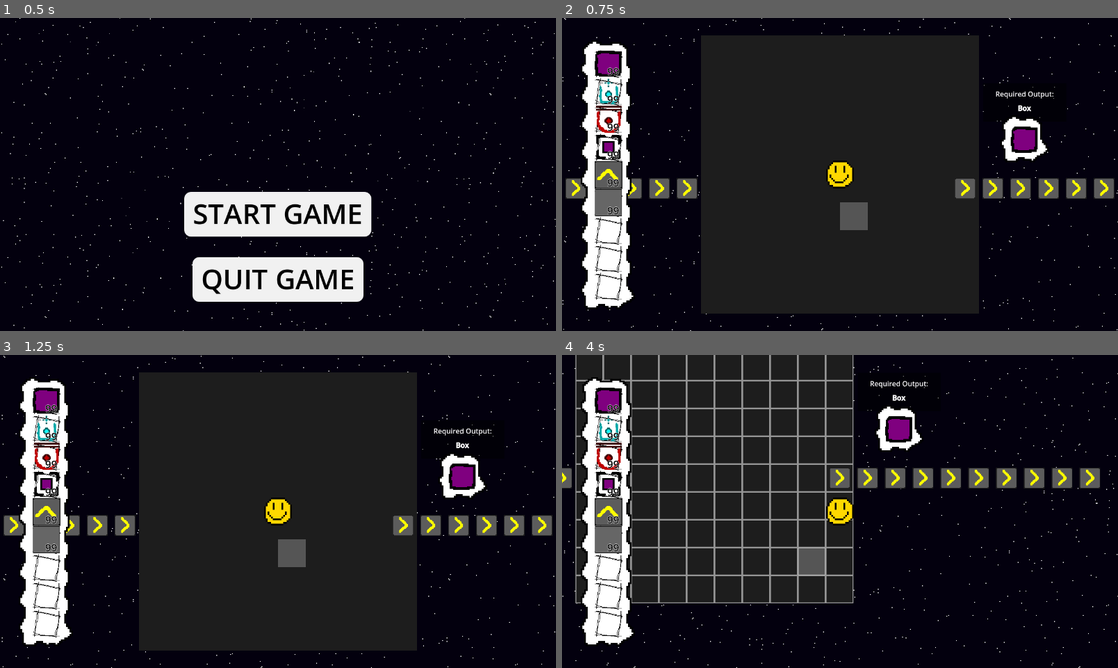
Above: before the commit, frames 1-4 (two rows, left to right).
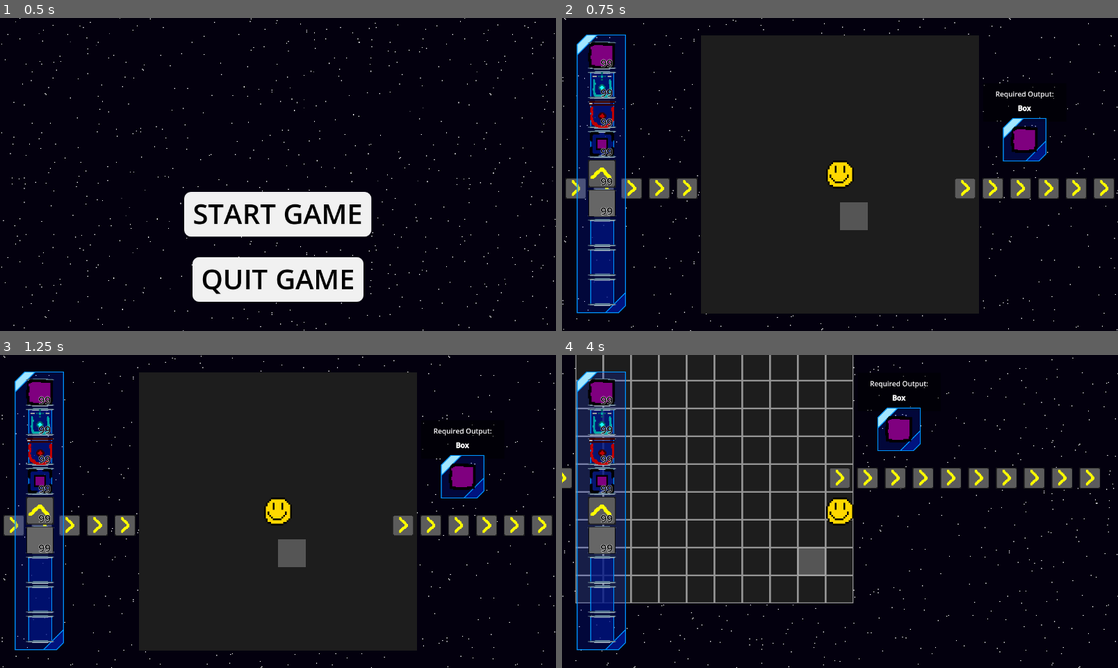
Above: after the commit, the same moments.

Repository: Stev51/gmtk-jam-2025
Game: Godot game, scene res://scenes/title_screen.tscn
The game is run twice, just before and just after one commit, with the same random seed, the same clock (stepped at 60 frames per second) and the same inputs.
Inputs (mouse positions are in pixels of both pictures, inside the frame that each line leads up to):
- Up to frame 1 (0.5 s): no input
- Up to frame 2 (0.75 s): click "START GAME" at 0.5 s
- Up to frame 3 (1.25 s): no input
- Up to frame 4 (4 s): tap Enter at 1.25 s; move the mouse to (962, 495) at 1.27 s; hold Right (ui_right) 1.28-2.03 s; hold I (inv_toggle) 1.28-2.03 s; click (962, 495) at 1.42 s; move the mouse to (728, 527) at 2.02 s; hold Down (ui_down) 2.03-2.78 s; tap E at 2.1 s; move the mouse to (895, 442) at 2.77 s; hold Right (ui_right) 2.78-3.53 s; tap Q at 2.85 s; move the mouse to (812, 574) at 3.52 s; hold Up (ui_up) from 3.53 s (still down); tap I (inv_toggle) at 3.6 s; click (812, 574) at 3.67 s

Frame 1 is identical in both runs. In frame 2, 8.4% of the frame differs, in the area x 2-88%, y 5-95%; in frame 3, 8.4%; in frame 4, 8.6%, in the area x 2-65%, y 5-95%.

Commit message:
Revamped GUI graphics

Diff:
--- a/scenes/gui.tscn
+++ b/scenes/gui.tscn
@@ -22,10 +22,10 @@
 anchors_preset = 0
 anchor_right = 0.0
 anchor_bottom = 0.0
-offset_left = -605.0
-offset_top = -317.0
-offset_right = -605.0
-offset_bottom = -317.0
+offset_left = -620.0
+offset_top = -336.0
+offset_right = -478.0
+offset_bottom = 299.0
 grow_horizontal = 1
 grow_vertical = 1
 
--- a/scenes/inventory_ui.tscn
+++ b/scenes/inventory_ui.tscn
@@ -19,7 +19,7 @@
 [node name="NinePatchRect" type="NinePatchRect" parent="."]
 layout_mode = 0
 offset_right = 141.0
-offset_bottom = 639.0
+offset_bottom = 669.0
 texture = ExtResource("2_ylkvr")
 patch_margin_left = 64
 patch_margin_top = 64
@@ -35,13 +35,13 @@
 anchor_top = 0.5
 anchor_right = 0.5
 anchor_bottom = 0.5
-offset_left = -31.0
-offset_top = -289.5
-offset_right = 31.0
-offset_bottom = 289.5
+offset_left = -30.5
+offset_top = -304.5
+offset_right = 31.5
+offset_bottom = 300.5
 grow_horizontal = 2
 grow_vertical = 2
-theme_override_constants/v_separation = 64
+theme_override_constants/v_separation = 68
 
 [node name="InventorySlot0" parent="NinePatchRect/GridContainer" instance=ExtResource("3_mdwe3")]
 layout_mode = 2
Binary file changed: assets/img/inv_slot.png
Binary file changed: assets/img/inv_slot_indicator.png
Binary file changed: assets/img/inventory_rect.png
